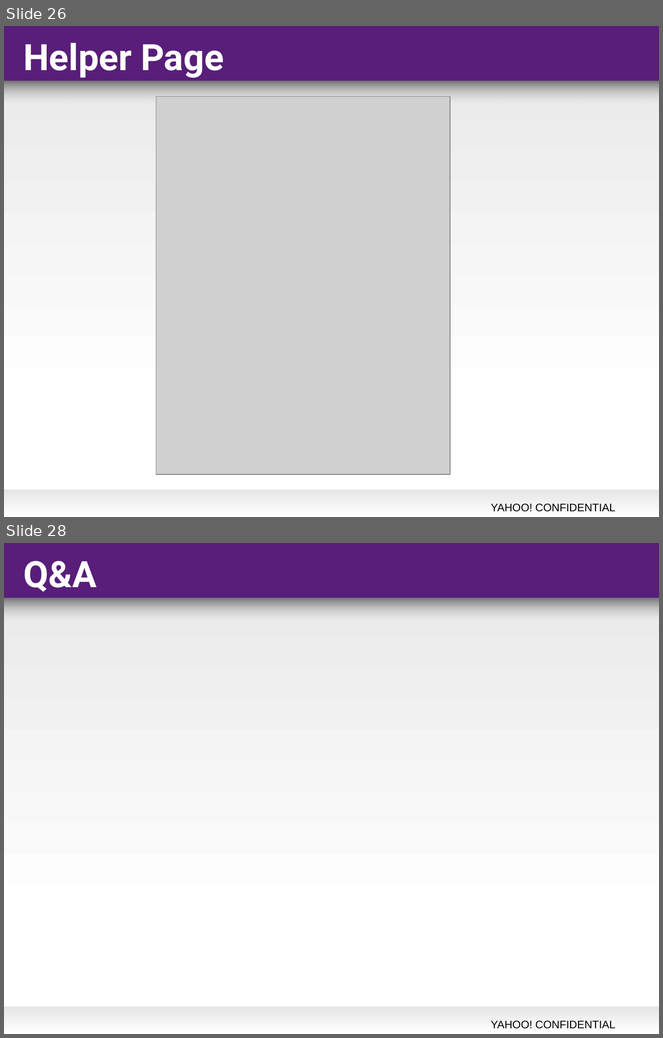
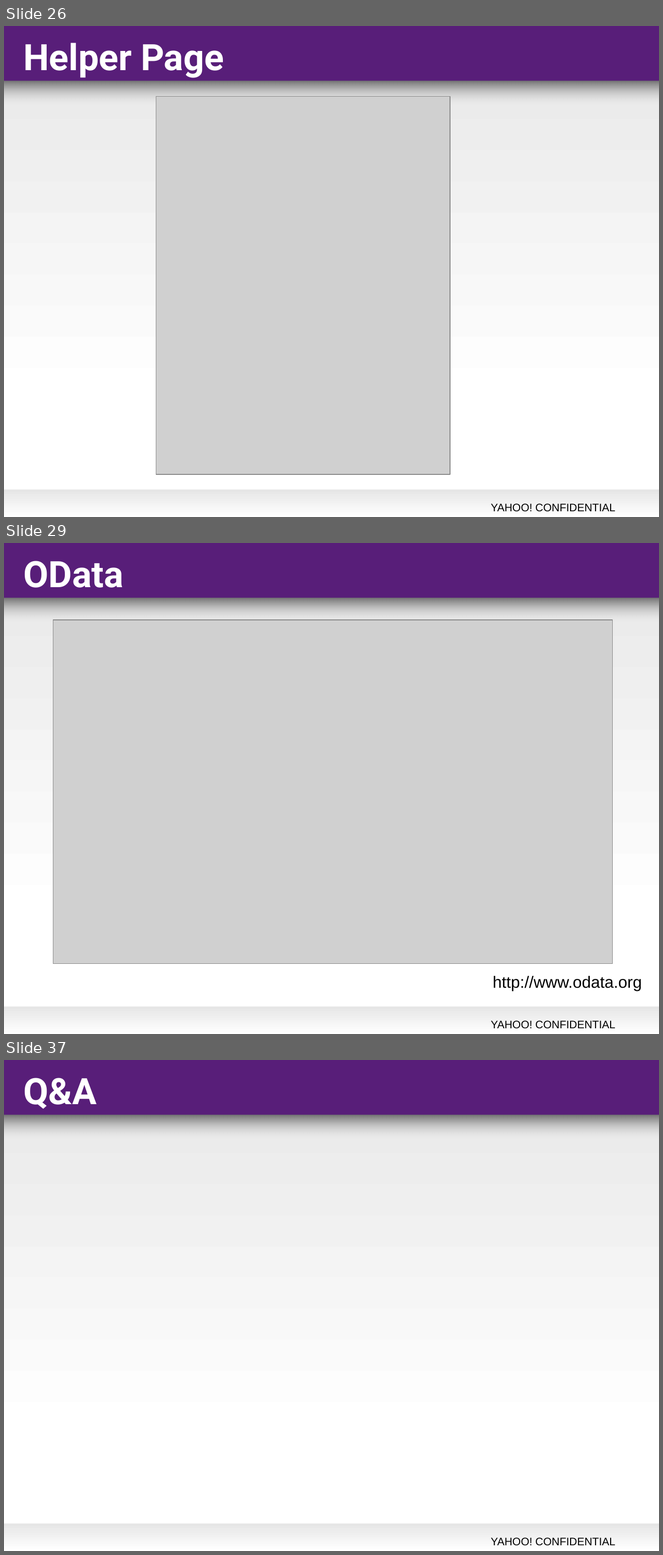
Before and after one commit to jacktsai/WebApiSurvey, a slide deck: WebApi - ADVANCED.ppt. Shown one above the other, each under a label of ours: slides 26 and 28 before the commit, slides 26, 29 and 37 after it; the slides between them are not shown. The pictures are 663x1038 and 663x1555 pixels, drawn with LibreOffice and Linux fonts; fonts in the diff are those of the drawing; grey boxes stand for pictures; background and template pictures are left out. Boxes give left, top, right and bottom in pixels: in the first picture for what was removed or moved away, otherwise in the second. Text is boxed around its words. In the diff, an @@ line names an element or a change of style, - is before the commit and + after.

```diff
--- a/WebApi - ADVANCED.ppt
+++ b/WebApi - ADVANCED.ppt
@@ slide 29 added at (4,543,659,1034), background #FFFFFF; not listed: 5 template elements that a slide beside it also shows @@
@@ title added at (23,561,123,588), 40 pt, text #FFFFFF, bold @@
+OData
@@ picture added at (53,620,613,964) @@
@@ text added at (493,976,642,991), 18 pt, text #000000 @@
+http://www.odata.org
@@ what was slide 28 is now slide 37 @@
```
Also in this commit, not shown: 9 other slides added, 1 slide removed, 16 other files.
